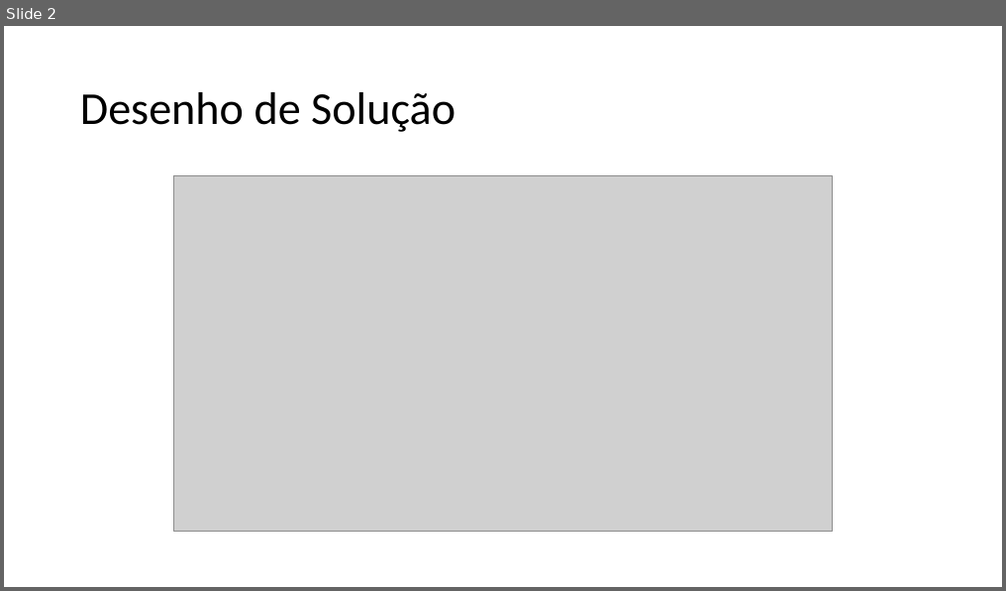
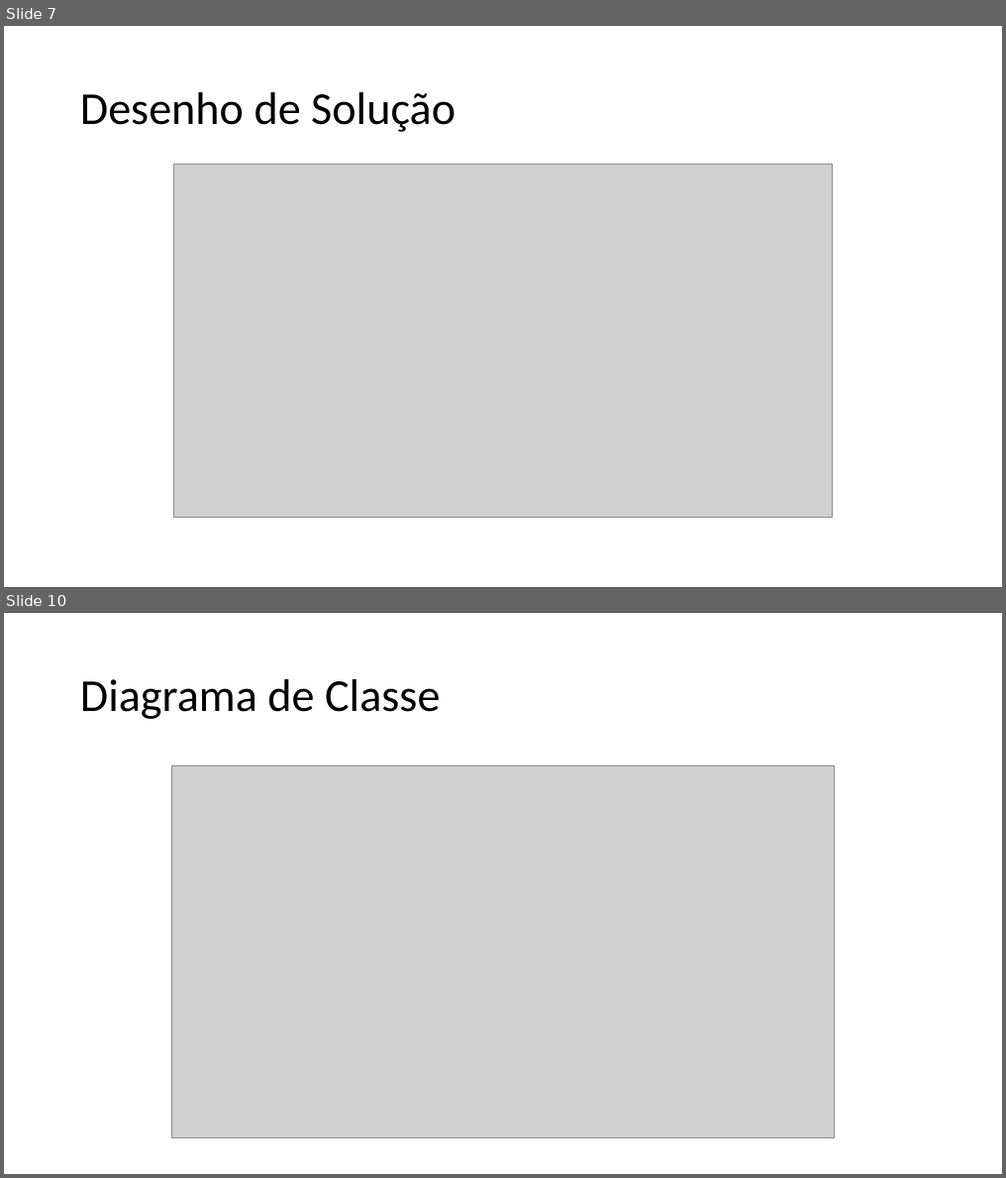
Before and after one commit to BandTec/project-hunter, a slide deck: Documentação/Apresentação.pptx. Shown one above the other, each under a label of ours: slide 2 before the commit, slides 7 and 10 after it; the slides between them are not shown. The pictures are 1006x591 and 1006x1178 pixels, drawn with LibreOffice and Linux fonts; fonts in the diff are those of the drawing; grey boxes stand for pictures. Boxes give left, top, right and bottom in pixels: in the first picture for what was removed or moved away, otherwise in the second. Text is boxed around its words. In the diff, an @@ line names an element or a change of style, - is before the commit and + after.

```diff
--- a/Documentação/Apresentação.pptx
+++ b/Documentação/Apresentação.pptx
@@ slide 10 added at [4, 613, 1002, 1174], background #FFFFFF @@
@@ title added at [80, 679, 440, 719], 44 pt, text #000000 @@
+Diagrama de Classe
@@ picture added at [171, 766, 834, 1139] @@
@@ what was slide 2 is now slide 7 @@
@@ slide 7 changed as well @@
@@ picture: place and size @@
-picture at [174, 175, 833, 532]
+picture at [174, 165, 833, 518]
```
Also in this commit, not shown: 3 other slides changed, 5 other slides added, 1 slide removed, 2 other files.
